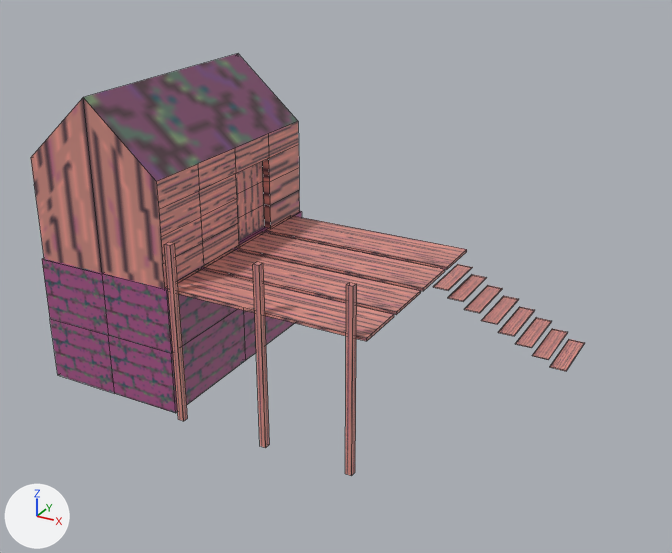
Before and after pictures for a commit that changed the OBJ model Models/House_1.obj.
Camera for both pictures: a 50 mm lens placed at (11.29, -13.97, 8.76), pointed at (3.92, -0.57, 2.05). The lights are fixed; the arrows at lower left show +X, +Y and +Z. Mesh edges are drawn as thin lines. Where no turn or scale is listed for an object, it has been applied to the vertices. Vertices at the same position are counted once.

In view in the first picture: 'Cube.014_Cube.019'.
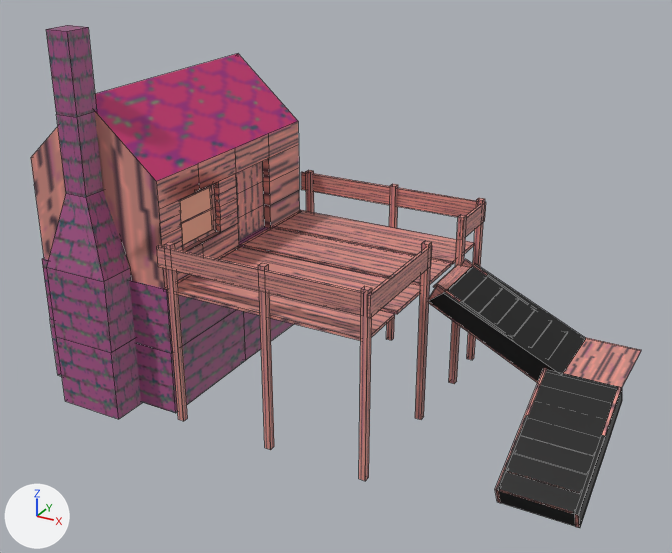
Patch to the scene script:
```diff
--- a/Models/House_1.obj.py
+++ b/Models/House_1.obj.py
@@ me_cube_014_cube_019 @@
-me_cube_014_cube_019.from_pydata(...)  # 208 vertices, 160 faces; spans x -1.47..8.04, y -2.41..2.31, z -0.63..5.2
+me_cube_014_cube_019.from_pydata(...)  # 458 vertices, 357 faces; spans x -1.47..9.02, y -2.99..2.5, z -0.63..6.37
+# me_cube_014_cube_019 part 1: a new loose piece, a box spanning x 1.42..5.42, y -1.178..-0.006, z 1.916..1.971, in mat_material_002 (picture img_autumn_glow_1x_export_png)
+# me_cube_014_cube_019 part 2: a new loose piece, a box spanning x 1.42..5.42, y -2.323..-1.264, z 1.916..1.971, in mat_material_002 (picture img_autumn_glow_1x_export_png)
+# me_cube_014_cube_019 part 3: a new loose piece, a box spanning x 1.42..5.42, y 1.26..2.377, z 1.916..1.971, in mat_material_002 (picture img_autumn_glow_1x_export_png)
+# me_cube_014_cube_019 part 4: a new loose piece, a box spanning x 1.417..5.417, y 0.079..1.195, z 1.916..1.971, in mat_material_002 (picture img_autumn_glow_1x_export_png)
+# me_cube_014_cube_019 part 5: the loose piece of 8 vertices spanning x 5.11..5.23, y -2.41..-2.28, z -0.63..2.87 is moved by (0.27, -0.02, 0.0)
+# me_cube_014_cube_019 part 6: the loose piece of 8 vertices spanning x 3.39..3.51, y -2.41..-2.28, z -0.63..2.87 is moved by (0.11, -0.01, 0.0)
+# me_cube_014_cube_019 part 7: the loose piece of 8 vertices spanning x 7.75..8.04, y 0.02..1.18, z 0.94..0.96 is turned -90 degrees about the z axis through its middle, then moved by (0.45, -2.79, -1.02)
+# me_cube_014_cube_019 part 8: the loose piece of 8 vertices spanning x 1.42..5.42, y -1.21..-0.21, z 1.92..1.97 is turned 180 degrees about the z axis through its middle and scaled by 0.288, then moved by (4.93, 0.4, -1.12)
+# me_cube_014_cube_019 part 9: the loose piece of 8 vertices spanning x 1.42..5.42, y -0.11..0.89, z 1.92..1.97 is turned 180 degrees about the z axis through its middle and scaled by 0.288, then moved by (4.93, -0.98, -1.27)
+# me_cube_014_cube_019 part 10: the loose piece of 8 vertices spanning x 1.42..5.42, y -2.29..-1.29, z 1.92..1.97 is turned 180 degrees about the z axis through its middle and scaled by 0.288, then moved by (4.93, 0.88, -1.42)
+# me_cube_014_cube_019 part 11: the loose piece of 8 vertices spanning x 1.42..5.42, y 0.97..1.97, z 1.92..1.97 is turned 180 degrees about the z axis through its middle and scaled by 0.288, then moved by (4.93, -2.71, -1.57)
+# me_cube_014_cube_019 part 12: a new loose piece, a box spanning x 5.46..5.59, y 1.28..1.4, z -0.63..2.87, in mat_material_002 (picture img_autumn_glow_1x_export_png)
+# me_cube_014_cube_019 part 13: a new loose piece, a box spanning x 5.42..5.54, y -0.25..-0.12, z -0.63..2.87, in mat_material_002 (picture img_autumn_glow_1x_export_png)
+# me_cube_014_cube_019 part 14: a new loose piece, a box spanning x 1.42..5.42, y -2.42..-2.365, z 2.416..2.804, in mat_material_002 (picture img_autumn_glow_1x_export_png)
+# me_cube_014_cube_019 part 15: a new loose piece, a box spanning x 1.42..5.42, y 2.428..2.483, z 2.416..2.804, in mat_material_002 (picture img_autumn_glow_1x_export_png)
+# me_cube_014_cube_019 part 16: a new loose piece, a box spanning x 5.491..5.545, y -2.439..-0.099, z 2.416..2.804, in mat_material_002 (picture img_autumn_glow_1x_export_png)
+# me_cube_014_cube_019 part 17: a new loose piece, a box spanning x 5.504..5.559, y 1.318..2.504, z 2.416..2.804, in mat_material_002 (picture img_autumn_glow_1x_export_png)
+# me_cube_014_cube_019 part 18: a new loose piece, a box spanning x 7.703..8.994, y -0.184..1.385, z 0.944..0.96, in mat_material_002 (picture img_autumn_glow_1x_export_png)
+# me_cube_014_cube_019 part 19: a new loose piece, a box spanning x 5.41..5.54, y 2.37..2.5, z -0.63..2.87, in mat_material_002 (picture img_autumn_glow_1x_export_png)
+# me_cube_014_cube_019 part 20: a new loose piece, a box spanning x 1.59..1.71, y 2.35..2.47, z -0.63..2.87, in mat_material_002 (picture img_autumn_glow_1x_export_png)
+# me_cube_014_cube_019 part 21: a new loose piece, a box spanning x 3.56..3.68, y 2.35..2.48, z -0.63..2.87, in mat_material_002 (picture img_autumn_glow_1x_export_png)
+# me_cube_014_cube_019 part 22: a new loose piece of 24 vertices spanning x -0.66..0.66, y -2.99..-2.25, z -0.59..6.37, in mat_material_002 (picture img_autumn_glow_1x_export_png)
+# me_cube_014_cube_019 part 23: 1 vertex removed from x 1.44, y -1.16, z 2.94; 51 vertices added at x 1.34..1.44, y -2.31..0.0, z 2.44..3.44
+# me_cube_014_cube_019 part 24: 48 vertices added at x 5.49..9.02, y -2.34..1.35, z -0.44..2.08
+# me_cube_014_cube_019 part 25: 2 kept faces spanning x -1.44..1.44, y -2.31..2.31, z 3.94..5.2 get new texture (UV) coordinates
 me_cube_014_cube_019.materials.append(mat_material_002)
```

Pixel boxes [x1, y1, x2, y2] of what changed, in the pictures (672 x 553 px; the box of a moved part takes in the faces that stretch with it):
'Cube.014_Cube.019', reshaped (10% wider, 19% taller): before [31, 54, 585, 476]; after [31, 25, 641, 528]
part 1 of me_cube_014_cube_019, added (pink): after [218, 246, 420, 314]
part 2 of me_cube_014_cube_019, added (pink): after [164, 274, 395, 341]
part 3 of me_cube_014_cube_019, added (pink): after [274, 210, 474, 264]
part 4 of me_cube_014_cube_019, added (pink): after [240, 227, 451, 285]
part 5 of me_cube_014_cube_019, moved or reshaped: before [345, 282, 357, 476]; after [359, 286, 372, 481]
part 6 of me_cube_014_cube_019, moved or reshaped: before [253, 262, 270, 448]; after [258, 263, 274, 450]
part 7 of me_cube_014_cube_019, moved or reshaped: before [550, 339, 585, 371]; after [499, 490, 573, 513]
part 8 of me_cube_014_cube_019, moved or reshaped (not visible afterwards): before [203, 249, 421, 315]
part 9 of me_cube_014_cube_019, moved or reshaped (not visible afterwards): before [236, 231, 445, 291]
part 10 of me_cube_014_cube_019, moved or reshaped (not visible afterwards): before [166, 268, 394, 341]
part 11 of me_cube_014_cube_019, moved or reshaped (not visible afterwards): before [266, 216, 467, 270]
part 12 of me_cube_014_cube_019, added (brown): after [449, 215, 467, 384]
part 13 of me_cube_014_cube_019, added (brown): after [415, 241, 432, 420]
part 14 of me_cube_014_cube_019, added (brown): after [157, 245, 361, 315]
part 15 of me_cube_014_cube_019, added (brown): after [301, 172, 477, 217]
part 16 of me_cube_014_cube_019, added (brown): after [367, 245, 432, 318]
part 17 of me_cube_014_cube_019, added: after [465, 202, 486, 237]
part 18 of me_cube_014_cube_019, added (pink): after [564, 337, 641, 387]
part 19 of me_cube_014_cube_019, added (brown): after [467, 198, 485, 360]
part 20 of me_cube_014_cube_019, added: after [306, 170, 314, 212]
part 21 of me_cube_014_cube_019, added (brown): after [386, 184, 398, 340]
part 22 of me_cube_014_cube_019, added (purple): after [46, 25, 142, 419]
part 23 of me_cube_014_cube_019, built on: before [159, 174, 238, 264]; after [159, 174, 238, 251]
part 24 of me_cube_014_cube_019, added (black): after [429, 259, 622, 528]
